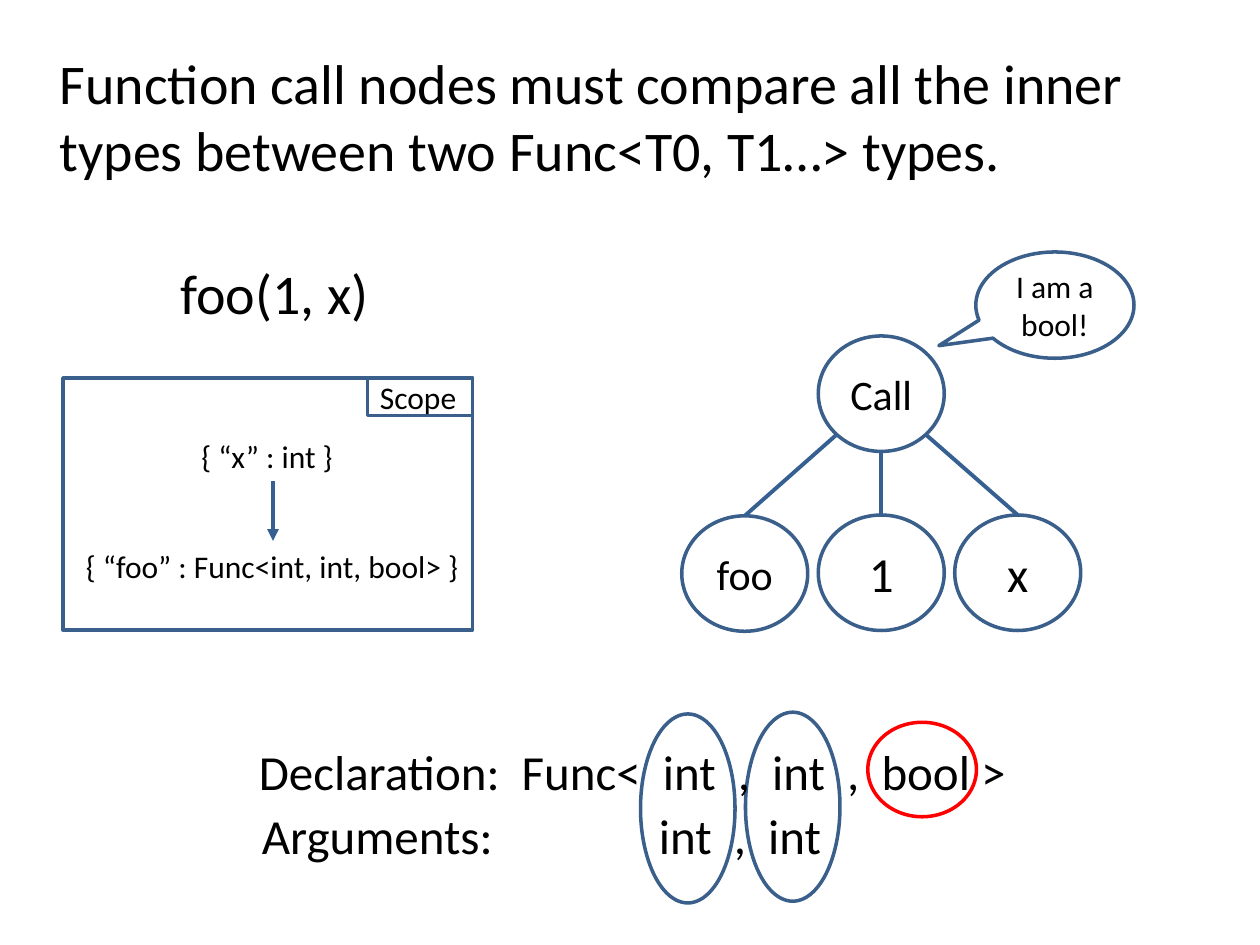
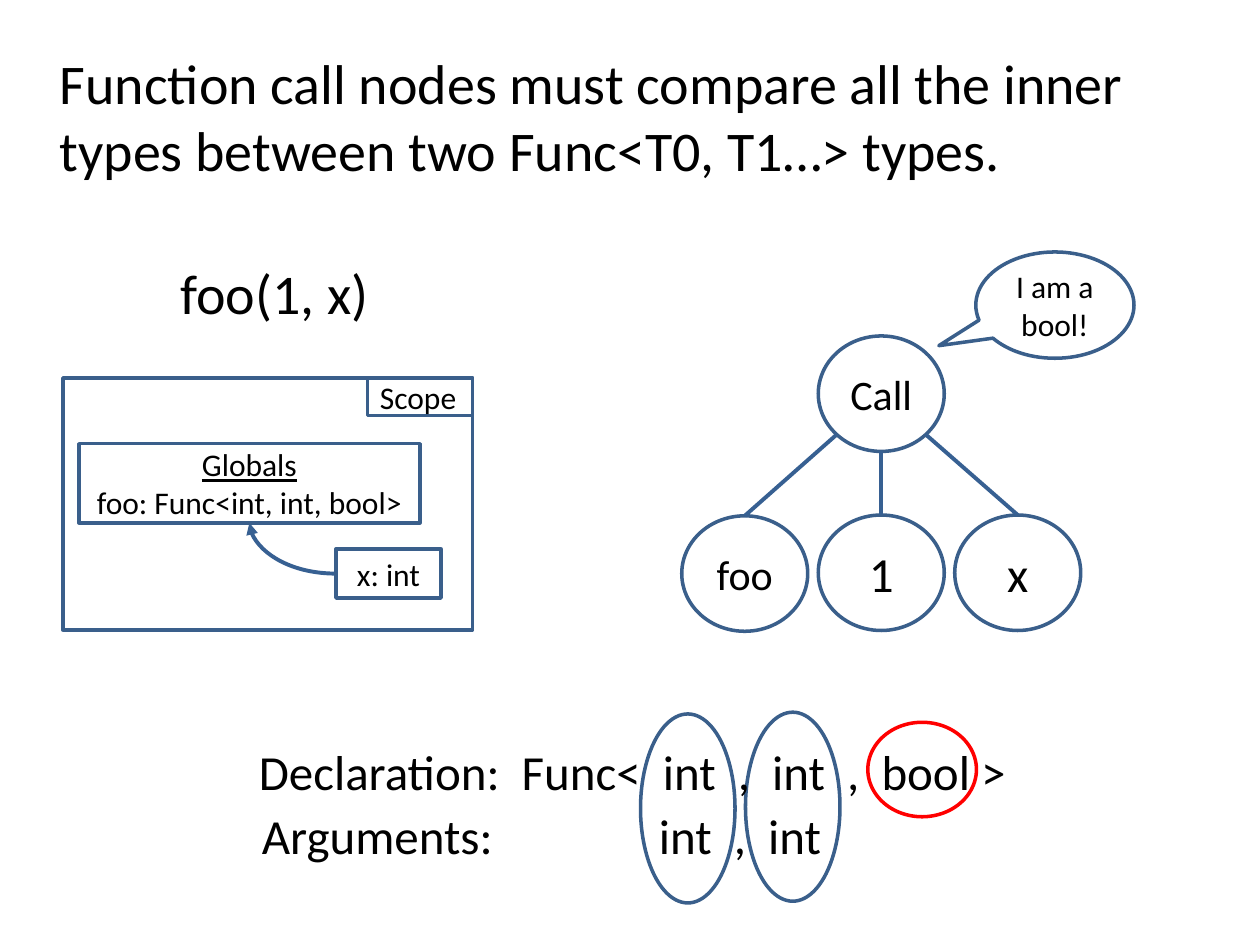
Before and after one commit to plioi/presentations, a slide deck: slide 15 of BuildingALanguage/BuildingALanguage.pptx. Drawn at 1260x945 pixels with LibreOffice and Linux fonts; fonts in the diff are those of the drawing. Boxes give left, top, right and bottom in pixels: in the first picture for what was removed or moved away, otherwise in the second. Text is boxed around its words. In the diff, an @@ line names an element or a change of style, - is before the commit and + after.

```diff
--- a/BuildingALanguage/BuildingALanguage.pptx
+++ b/BuildingALanguage/BuildingALanguage.pptx
@@ rectangle "Globals": place and size @@
-rectangle "Globals" at [103, 555, 441, 582]
+rectangle "Globals" at [78, 444, 420, 523]
@@ rectangle "Globals" at [78, 444, 420, 523]: vertical alignment top to middle; fill none to #FFFFFF; outline none to #3A5F8C 2 pt @@
@@ text in rectangle at [97, 454, 402, 522]: text changed @@
-{ “foo” : Func<int, int, bool> }
+Globals
+foo: Func<int, int, bool>
@@ arrow moved from (273, 481) - (273, 541) to (336, 573) - (249, 523) @@
@@ arrow (336, 573) - (249, 523): arrow to curved arrow @@
@@ rectangle "x: int" at [336, 549, 441, 598]: vertical alignment top to middle; fill none to #FFFFFF; outline none to #3A5F8C 2 pt @@
@@ rectangle "x: int": place and size @@
-rectangle "x: int" at [218, 445, 316, 469]
+rectangle "x: int" at [336, 549, 441, 598]
@@ text in rectangle at [357, 564, 420, 587]: text changed @@
-{ “x” : int }
+x: int
```
Also in this commit, not shown: 2 other slides changed.
